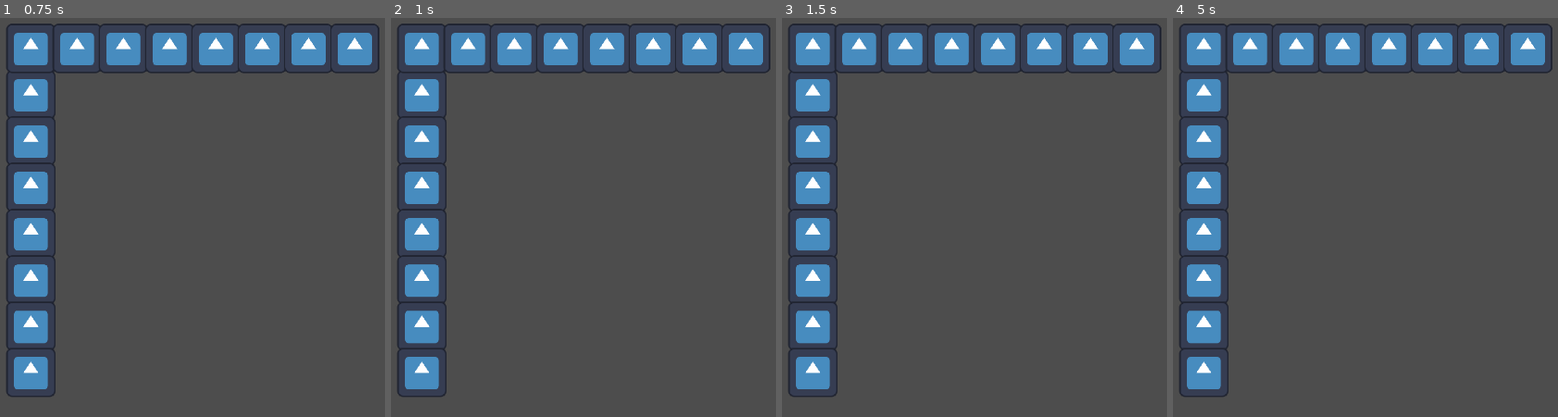
Above: before the commit, frames 1-4 (left to right).
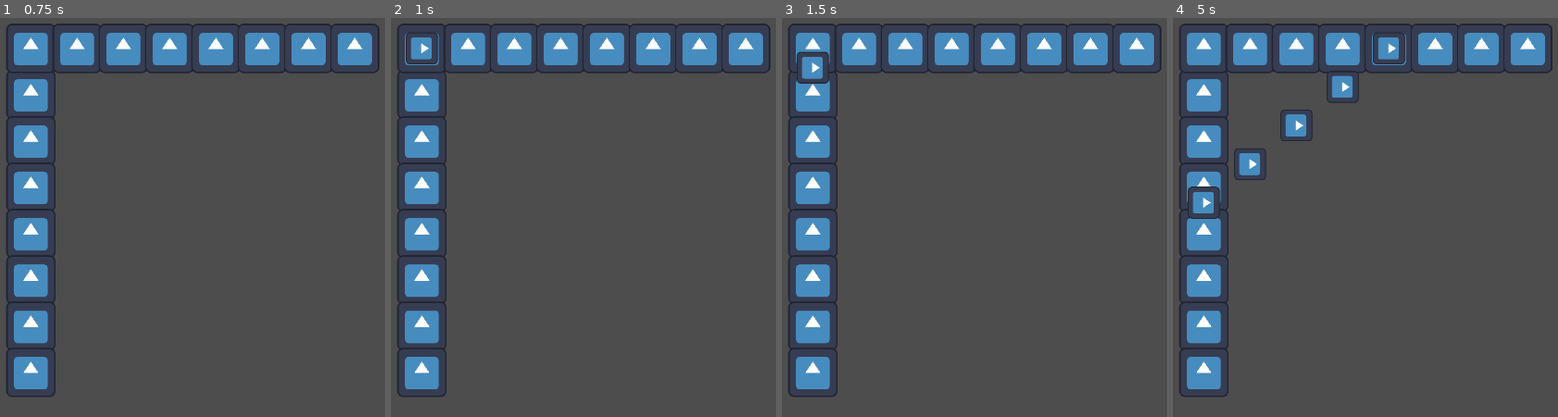
Above: after the commit, the same moments.

Repository: Jotlane/Warehouse-Robot-Game
Game: Godot game, scene res://Scenes/game_manager.tscn
Two runs of this game, one before a commit and one after it. Both use one fixed random seed, a clock stepped at 60 frames per second and the inputs below. The engine's default icon, where the game draws it, is replaced by a stand-in: a white triangle on a blue panel in a dark square.
Inputs (mouse positions are in pixels of both pictures, inside the frame that each line leads up to):
- Up to frame 1 (0.75 s): tap Enter at 0.5 s; move the mouse to (outside the picture) at 0.52 s; press the mouse at (outside the picture) at 0.53 s
- Up to frame 2 (1 s): no input
- Up to frame 3 (1.5 s): move the mouse to (959, 233) at 1.27 s; release the mouse at (959, 233) at 1.28 s; click (959, 233) at 1.35 s
- Up to frame 4 (5 s): move the mouse to (outside the picture) at 2.02 s; press the mouse at (outside the picture) at 2.03 s; move the mouse to (1461, 297) at 2.77 s; release the mouse at (1461, 297) at 2.78 s; click (1461, 297) at 2.85 s; move the mouse to (outside the picture) at 3.52 s; press the mouse at (outside the picture) at 3.53 s; move the mouse to (1273, 153) at 4.27 s; release the mouse at (1273, 153) at 4.28 s; click (1273, 153) at 4.35 s

Frame 1 is identical in both runs. In frame 2, 0.4% of the frame differs, in the area x 3-13%, y 3-12%; in frame 3, 0.5%; in frame 4, 2.0%, in the area x 3-61%, y 3-51%.

Commit message:
added spawning robots and stopping robots on click

Diff:
--- a/Scenes/game_manager.tscn
+++ b/Scenes/game_manager.tscn
@@ -3,9 +3,16 @@
 [ext_resource type="Script" uid="uid://da7fbmhy8deg" path="res://Scripts/game_manager.gd" id="1_oj352"]
 [ext_resource type="PackedScene" uid="uid://dl3duota3eb3u" path="res://Scenes/dummy_node_to_be_spawned.tscn" id="2_e5fcp"]
 [ext_resource type="PackedScene" uid="uid://bunwvncxiw8to" path="res://Scenes/grid.tscn" id="3_sq00h"]
+[ext_resource type="PackedScene" uid="uid://bbdfmetftxp4r" path="res://Scenes/robot.tscn" id="4_mmt5l"]
 
 [node name="GameManager" type="Node2D" unique_id=1908083967]
 script = ExtResource("1_oj352")
 dummy_scene = ExtResource("2_e5fcp")
 grid_scene = ExtResource("3_sq00h")
 grid_position_offset = Vector2(200, 110)
+robot_scene = ExtResource("4_mmt5l")
+
+[node name="SpawnTimer" type="Timer" parent="." unique_id=745342297]
+autostart = true
+
+[connection signal="timeout" from="SpawnTimer" to="." method="_on_spawn_timer_timeout"]
--- a/Scenes/robot.tscn
+++ b/Scenes/robot.tscn
@@ -2,6 +2,9 @@
 
 [ext_resource type="Script" uid="uid://c8ljndky12sim" path="res://Scripts/robot.gd" id="1_2vrla"]
 [ext_resource type="Texture2D" uid="uid://opu0gbd3evfr" path="res://icon.svg" id="1_lp65t"]
+
+[sub_resource type="RectangleShape2D" id="RectangleShape2D_2vrla"]
+size = Vector2(80, 80)
 
 [node name="Robot" type="Node2D" unique_id=733011404]
 script = ExtResource("1_2vrla")
@@ -9,3 +12,10 @@
 [node name="RobotSprite" type="Sprite2D" parent="." unique_id=1685826178]
 scale = Vector2(0.645, 0.645)
 texture = ExtResource("1_lp65t")
+
+[node name="RobotClickArea" type="Area2D" parent="." unique_id=1127237371]
+
+[node name="RobotClickShape" type="CollisionShape2D" parent="RobotClickArea" unique_id=99925935]
+shape = SubResource("RectangleShape2D_2vrla")
+
+[connection signal="input_event" from="RobotClickArea" to="." method="_on_robot_click_area_input_event"]
--- a/Scripts/game_manager.gd
+++ b/Scripts/game_manager.gd
@@ -6,10 +6,13 @@
 @export var dummy_scene:PackedScene
 @export var grid_scene:PackedScene
 @export var grid_position_offset:Vector2
+@export var robot_scene:PackedScene
+
+var grid_instance
 
 # Called when the node enters the scene tree for the first time.
 func _ready() -> void:
-	var grid_instance = grid_scene.instantiate()
+	grid_instance = grid_scene.instantiate()
 	grid_instance.position = grid_position_offset
 	add_child(grid_instance)
 	for i in range(num_rows):
@@ -33,6 +36,13 @@
 # Called every frame. 'delta' is the elapsed time since the previous frame.
 func _process(delta: float) -> void:
 	pass
+var aa = 0
+func _on_spawn_timer_timeout() -> void:
+	var robot_instance = robot_scene.instantiate()
+	robot_instance.direction = Vector2.DOWN
+	robot_instance.position = grid_index_to_position(array_to_spawner_grid(aa))
+	grid_instance.add_child(robot_instance)
+	aa +=1
 
 func spawner_grid_to_array(pos:Vector2i) -> int:
 	if (pos.y == 0):
@@ -63,6 +73,7 @@
 		print("array_to_spawner_grid: Invalid array, returning Vector2i(0,0)")
 		return Vector2i(0,0)
 
+func grid_index_to_position(pos:Vector2i):	return Vector2(pos.x * grid_size,pos.y * grid_size)
 
 #DEBUG FUNCTIONS
 func debug_array_to_spawner_grid() ->void:
--- a/Scripts/robot.gd
+++ b/Scripts/robot.gd
@@ -1,15 +1,23 @@
 extends Node2D
 
 var direction:Vector2 = Vector2.RIGHT
-@export var speed: float = 100
+@export var speed_normal: float = 100
+var speed: float
+var is_stopped:bool = false
 
 # Called when the node enters the scene tree for the first time.
 func _ready() -> void:
 	#Set sprite
 	$RobotSprite.rotation = direction.angle() #TODO: Change this to specific up/down/left/right sprite or flip etc
 
+	speed = speed_normal
 
 # Called every frame. 'delta' is the elapsed time since the previous frame.
 func _process(delta: float) -> void:
-	position += direction * speed * delta
-	pass
+	if (!is_stopped):
+		position += direction * speed * delta
+
+
+func _on_robot_click_area_input_event(viewport: Node, event: InputEvent, shape_idx: int) -> void:
+	if (event.is_action_pressed("left_click")):
+		is_stopped = !is_stopped
--- a/project.godot
+++ b/project.godot
@@ -22,6 +22,14 @@
 window/stretch/mode="viewport"
 window/stretch/aspect="expand"
 
+[input]
+
+left_click={
+"deadzone": 0.2,
+"events": [Object(InputEventMouseButton,"resource_local_to_scene":false,"resource_name":"","device":-1,"window_id":0,"alt_pressed":false,"shift_pressed":false,"ctrl_pressed":false,"meta_pressed":false,"button_mask":1,"position":Vector2(490, 20),"global_position":Vector2(499, 68),"factor":1.0,"button_index":1,"canceled":false,"pressed":true,"double_click":false,"script":null)
+]
+}
+
 [physics]
 
 3d/physics_engine="Jolt Physics"
